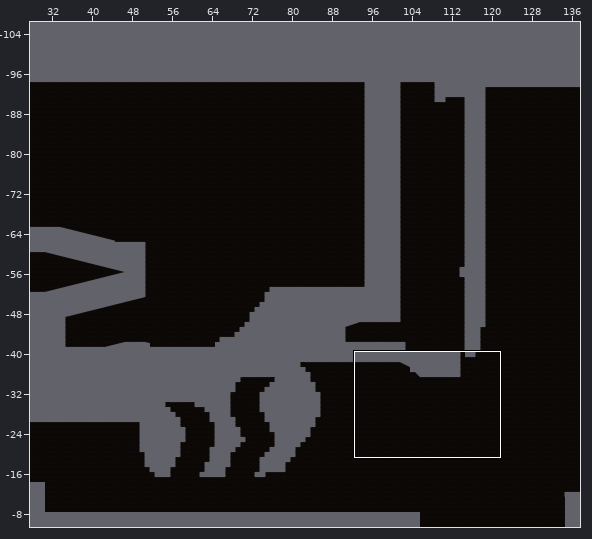
Tiled map -- Assets/Tiled/Level1TileMap/map1-2-1.tmx. Above: a wide view before the commit, with the close-up outlined.
Close-up. The starting point:
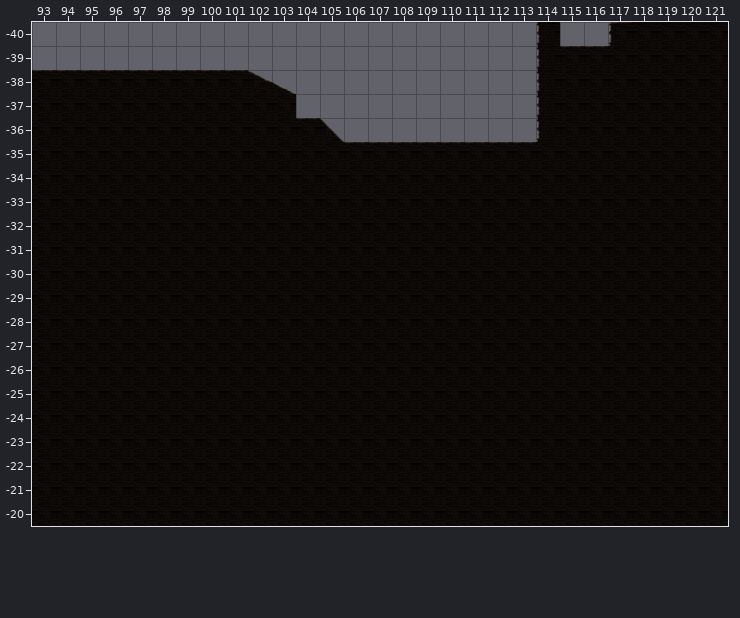
Cells are 256x256 px. Shown: x 93..121, y -40..-20. The commit also changed other parts of the map, which this record leaves out.
After the commit:
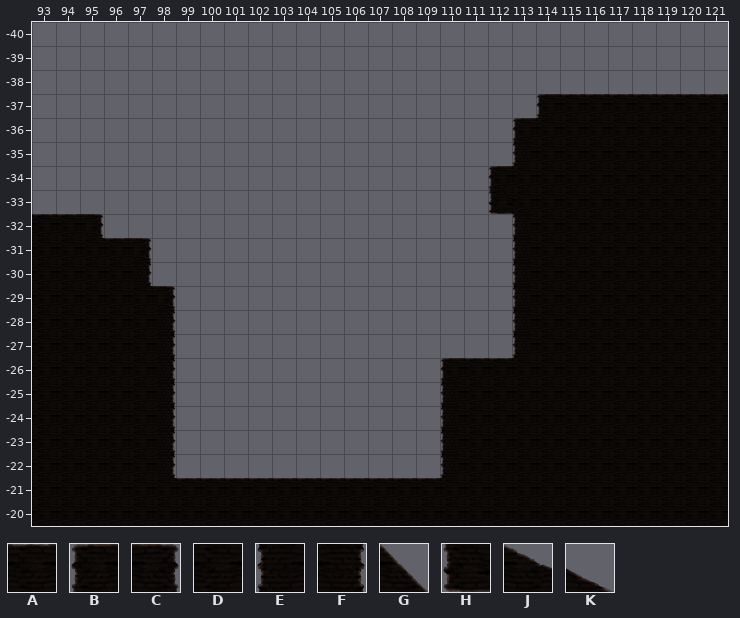
Key: from "Level1 Tileset": A 0, B 1, C 2, D 8, E 9, F 10, G 12, H 17, J 21, K 22.
_ is an empty cell.
Change:
{"where": "layer \"ground\""}
{"y":-40,"x":114,"old":"E","new":"_"}
{"y":-40,"x":117,"old":"BDDDD","new":"_____"}
{"y":-39,"x":114,"old":"EAADDDDD","new":"________"}
{"y":-38,"x":93,"old":"AAAAAAAAAJK","new":"___________"}
{"y":-38,"x":114,"old":"EDDDDDDD","new":"________"}
{"y":-37,"x":93,"old":"DDDDDDDDDDD","new":"___________"}
{"y":-37,"x":114,"old":"EDDDDDDD","new":"BAAAAAAA"}
{"y":-36,"x":93,"old":"DDDDDDDDDDDAG","new":"_____________"}
{"y":-36,"x":113,"old":"_E","new":"BD"}
{"y":-35,"x":93,"old":"DDDDDDDDDDDDDAAAAAAAA","new":"____________________E"}
{"y":-34,"x":93,"old":"DDDDDDDDDDDDDDDDDDDD","new":"___________________B"}
{"y":-33,"x":93,"old":"DDDDDDDDDDDDDDDDDDDD","new":"___________________H"}
{"y":-32,"x":93,"old":"DDDDDDDDDDDDDDDDDDDDD","new":"AAC_________________E"}
{"y":-31,"x":96,"old":"DDDDDDDDDDDDDDDDDD","new":"AC_______________E"}
{"y":-30,"x":97,"old":"DDDDDDDDDDDDDDDDD","new":"F_______________E"}
{"y":-29,"x":98,"old":"DDDDDDDDDDDDDDDD","new":"C______________E"}
{"y":-28,"x":98,"old":"DDDDDDDDDDDDDDDD","new":"F______________E"}
{"y":-27,"x":98,"old":"DDDDDDDDDDDDDDDD","new":"F______________E"}
{"y":-26,"x":98,"old":"DDDDDDDDDDDDDDD","new":"F___________BAA"}
{"y":-25,"x":98,"old":"DDDDDDDDDDDDD","new":"F___________E"}
{"y":-24,"x":98,"old":"DDDDDDDDDDDDD","new":"F___________E"}
{"y":-23,"x":98,"old":"DDDDDDDDDDDDD","new":"F___________E"}
{"y":-22,"x":98,"old":"DDDDDDDDDDDDD","new":"F___________E"}
{"y":-21,"x":99,"old":"DDDDDDDDDDD","new":"AAAAAAAAAAA"}
